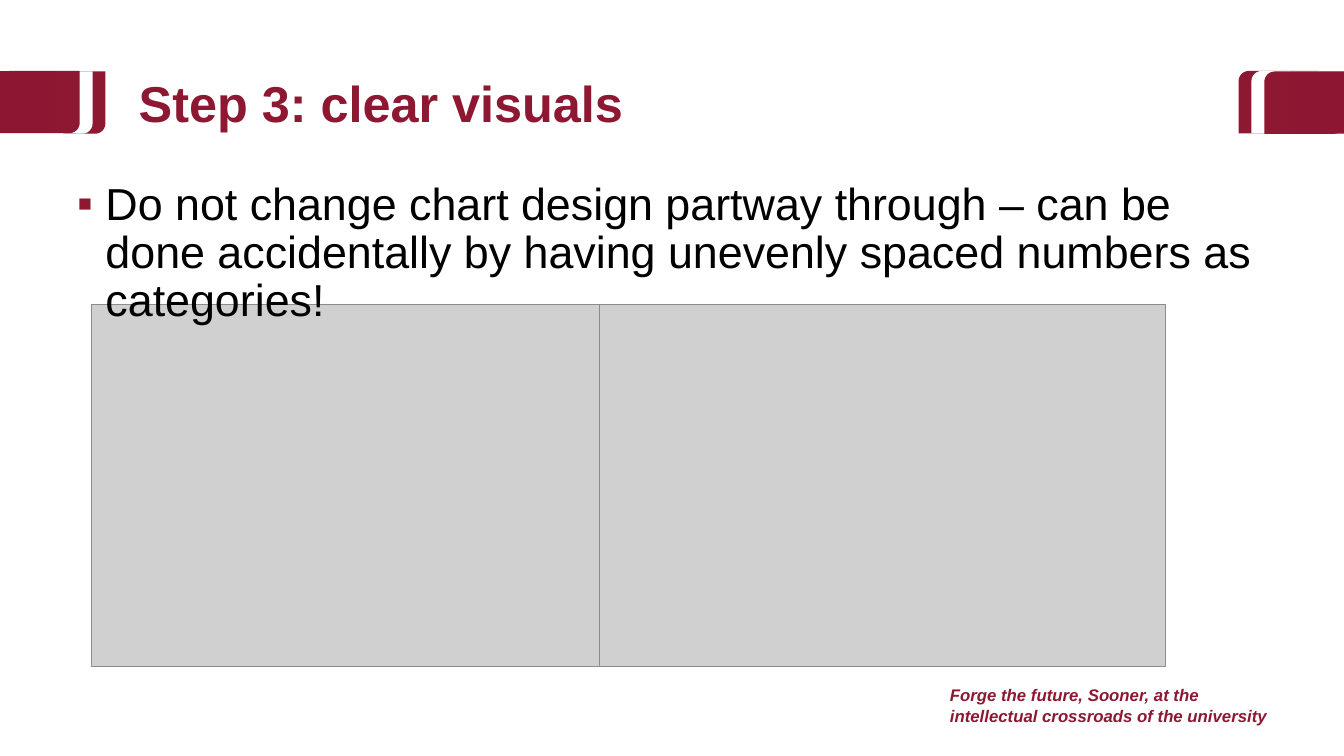
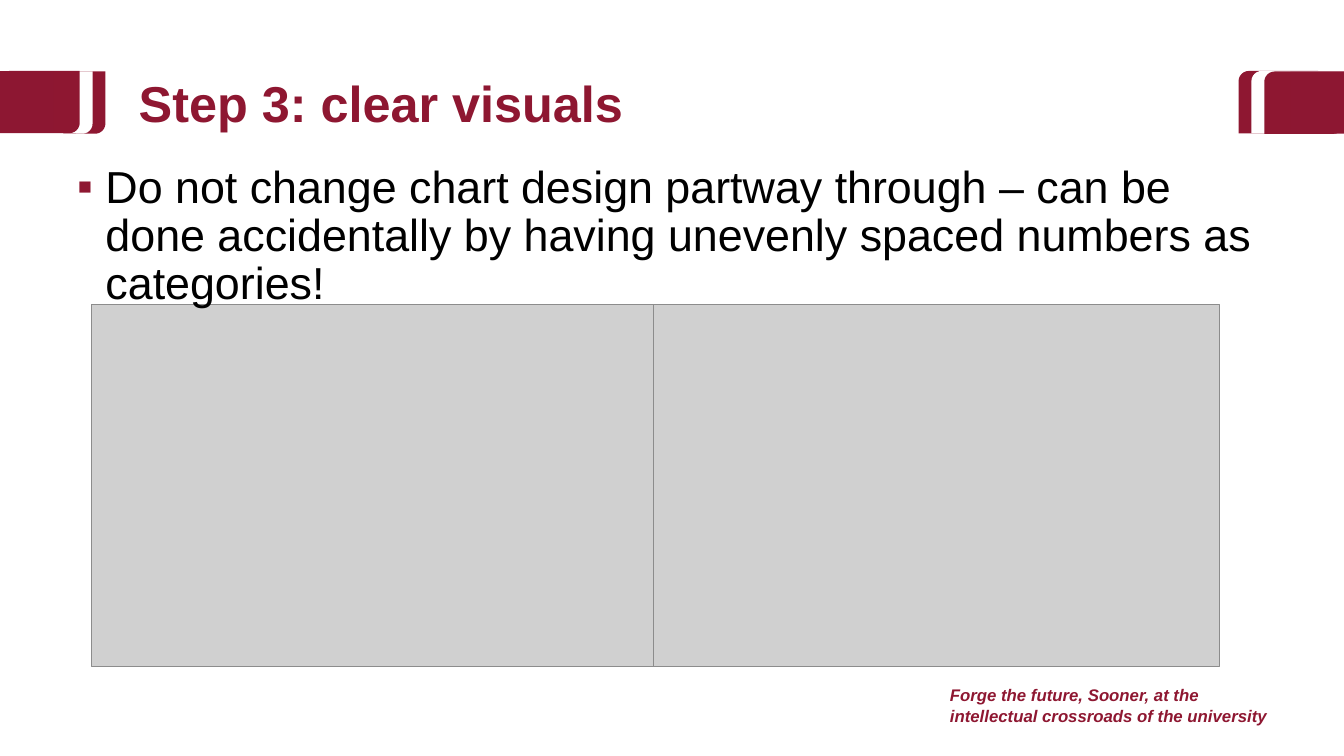
Before and after one commit to baeolophus/2025_data_viz_research, a slide deck: slide 53 of activities.pptx (slide 48 before the commit). Drawn at 1344x756 pixels with LibreOffice and Linux fonts; fonts in the diff are those of the drawing; grey boxes stand for pictures; background and template pictures are left out. Boxes give left, top, right and bottom in pixels: in the first picture for what was removed or moved away, otherwise in the second. Text is boxed around its words. In the diff, an @@ line names an element or a change of style, - is before the commit and + after.

```diff
--- a/activities.pptx
+++ b/activities.pptx
@@ text "Do not change chart design ...": place and size @@
-text "Do not change chart design ..." at [105, 187, 1250, 325]
+text "Do not change chart design ..." at [105, 170, 1250, 308]
@@ picture: place and size @@
-picture at [600, 304, 1166, 666]
+picture at [653, 304, 1219, 666]
```
Also in this commit, not shown: 5 other slides changed, 5 slides added.
